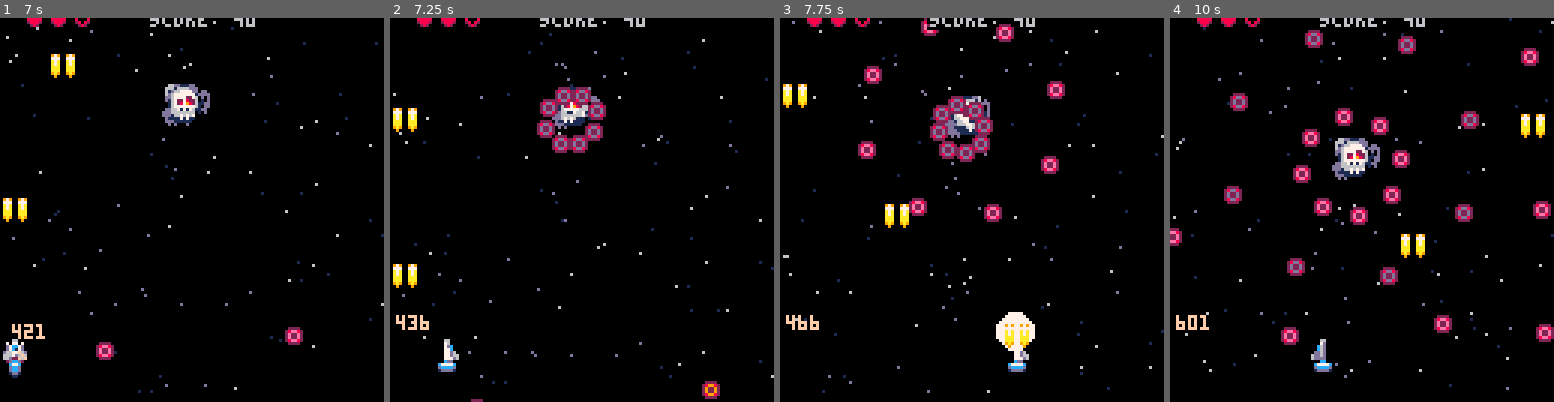
Above: before the commit, frames 1-4 (left to right).
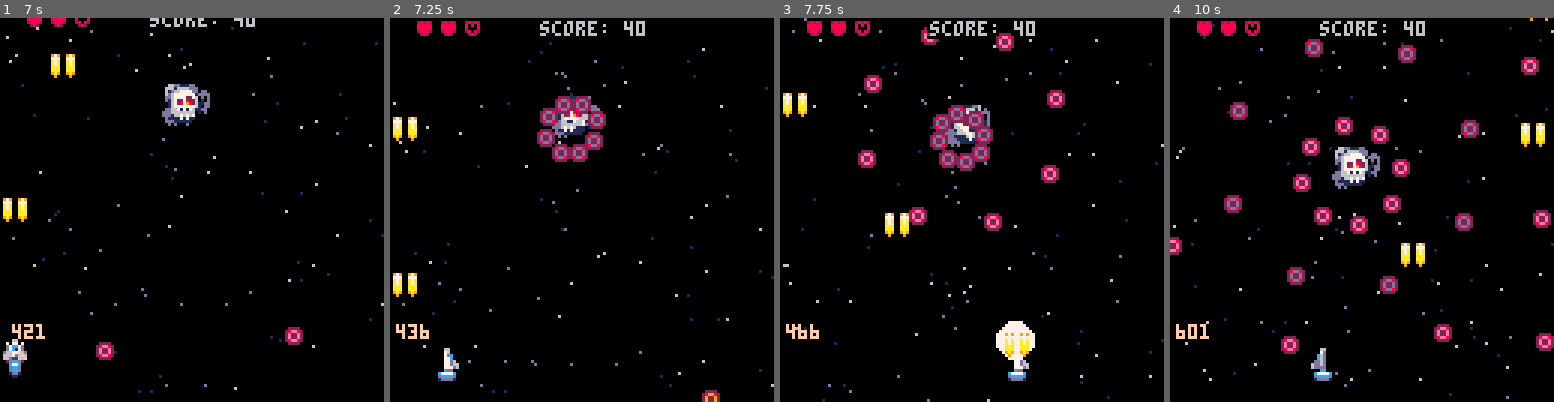
Above: after the commit, the same moments.

Repository: jimmac/pico-shed
Game: PICO-8 cartridge shmup.p8
Two runs of this game, one before a commit and one after it. Both use one fixed random seed, a clock stepped at 60 frames per second and the inputs below.
Inputs:
- Up to frame 1 (7 s): tap O (Z key) at 0.33, 0.7, 1.43, 2.22, 3.1, 3.98, 4.87, 5.75, 6.63 s; tap X (X key) at 1.07, 2.07, 2.4, 2.73, 3.07, 3.4, 3.73, 4.07, 4.4, 4.73, 5.07, 5.4, 5.73, 6.07, 6.4, 6.73 s; hold Left 1.97-2.37 s; hold Down 2.42-2.82 s; hold Right 2.87-3.53 s; hold Up 3.58-4.08 s; hold Right 4.13-4.53 s; hold Down 4.58-5.08 s; hold Left 5.13-5.8 s; hold Up 5.85-6.18 s; hold Left 6.23-6.63 s; hold Down from 6.68 s (still down)
- Up to frame 2 (7.25 s): tap X (X key) at 7.07 s; release Down at 7.08 s; hold Right from 7.13 s (still down)
- Up to frame 3 (7.75 s): keep holding Right; tap X (X key) at 7.4, 7.73 s; tap O (Z key) at 7.52 s
- Up to frame 4 (10 s): release Right at 7.8 s; hold Up 7.85-8.35 s; tap X (X key) every 0.33 s from 8.07 to 9.73 s; hold Right 8.4-8.8 s; tap O (Z key) at 8.4, 9.28 s; hold Down 8.85-9.35 s; hold Left from 9.4 s (still down)

Frame 1 is identical in both runs. In frame 2, 5.6% of the frame differs, in the area x 0-100%, y 0-100%; in frame 3, 7.6%; in frame 4, 9.7%.

Commit message:
one more screenshake reset

Diff:
--- a/shmup.p8
+++ b/shmup.p8
@@ -15,8 +15,6 @@
 	music(0)
 	lockout=0
 	t=0
-	shaket=0
-	shakex=0
 end
 
 function _update60 ()
@@ -54,6 +52,8 @@
 
 function startgame()
 	camera(0,0)
+	shaket=0
+	shakex=0
 	mode="wavetext"
 	flash=0
 	firet=0
@@ -665,6 +665,8 @@
  if shaket>0 then
  	camera(sin(t/10)*shakex,cos(t/5)*shakex)
  	shaket-=1
+ else
+ 	camera(0,0)
  end
 
  --debug
